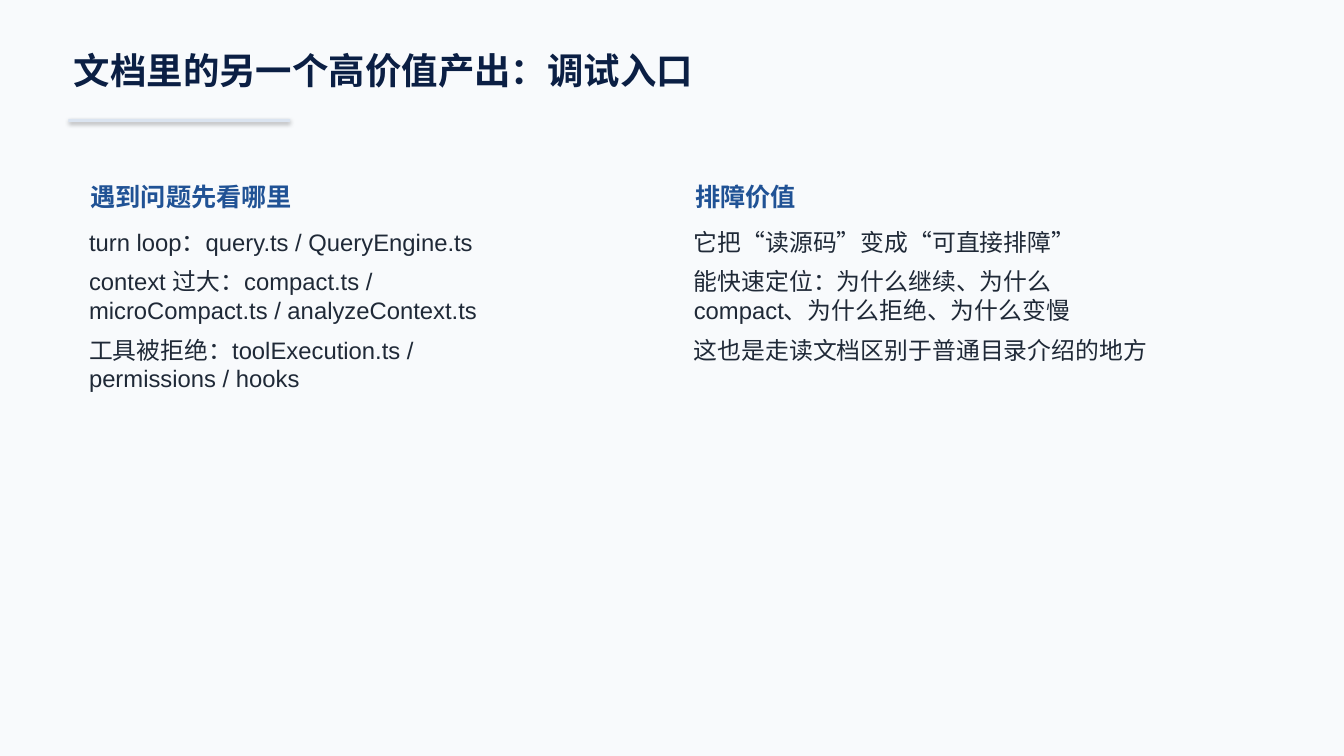
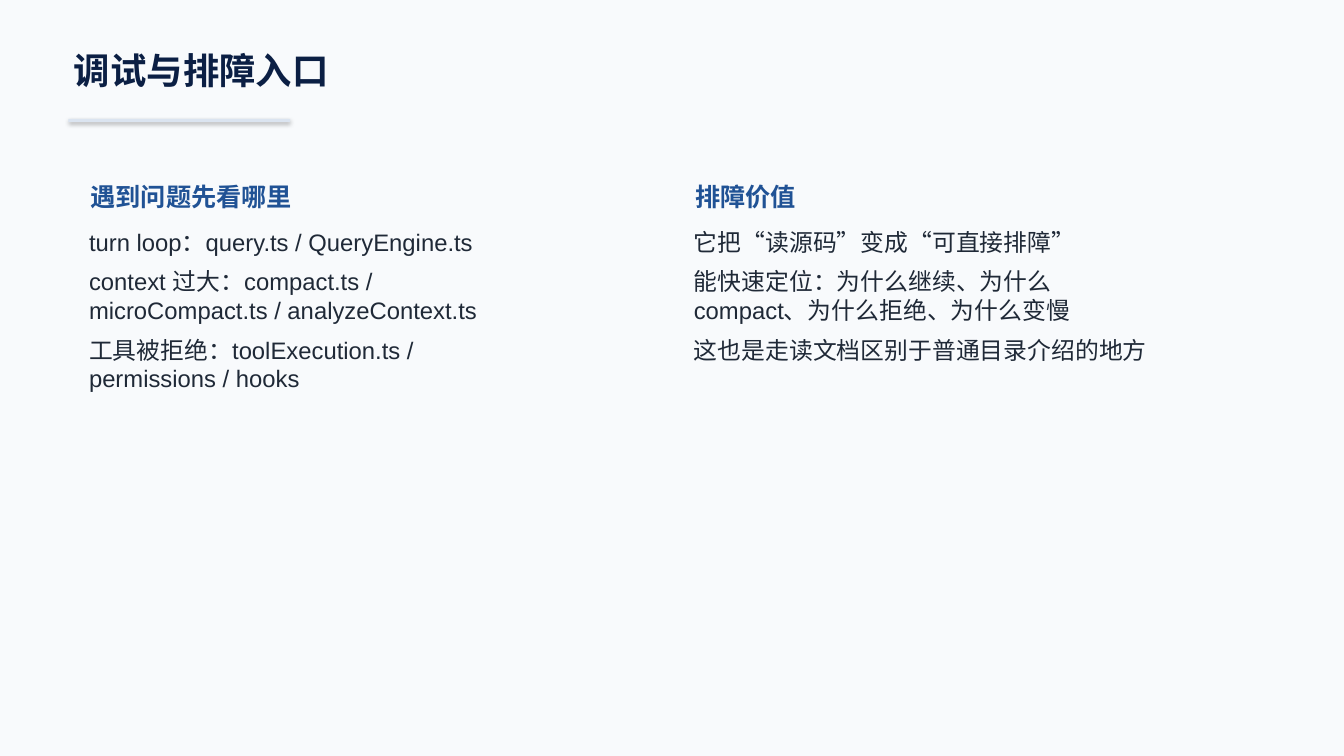
Before and after one commit to boboliu-1010/ccode, a slide deck: slide 17 of docs/zh/00-代码总览与运行时走读-WPS兼容版.pptx. Drawn at 1344x756 pixels with LibreOffice and Linux fonts; fonts in the diff are those of the drawing. Boxes give left, top, right and bottom in pixels: in the first picture for what was removed or moved away, otherwise in the second. Text is boxed around its words. In the diff, an @@ line names an element or a change of style, - is before the commit and + after.

```diff
--- a/docs/zh/00-代码总览与运行时走读-WPS兼容版.pptx
+++ b/docs/zh/00-代码总览与运行时走读-WPS兼容版.pptx
@@ text at (74,53,329,88): text changed @@
-文档里的另一个高价值产出：调试入口
+调试与排障入口
```
Also in this commit, not shown: 4 other slides changed, 1 other file.
